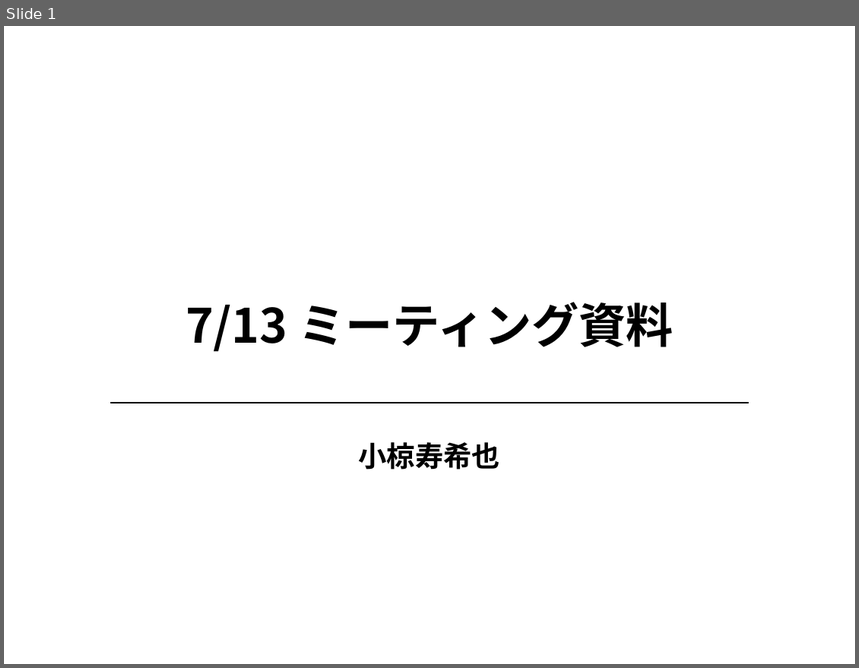
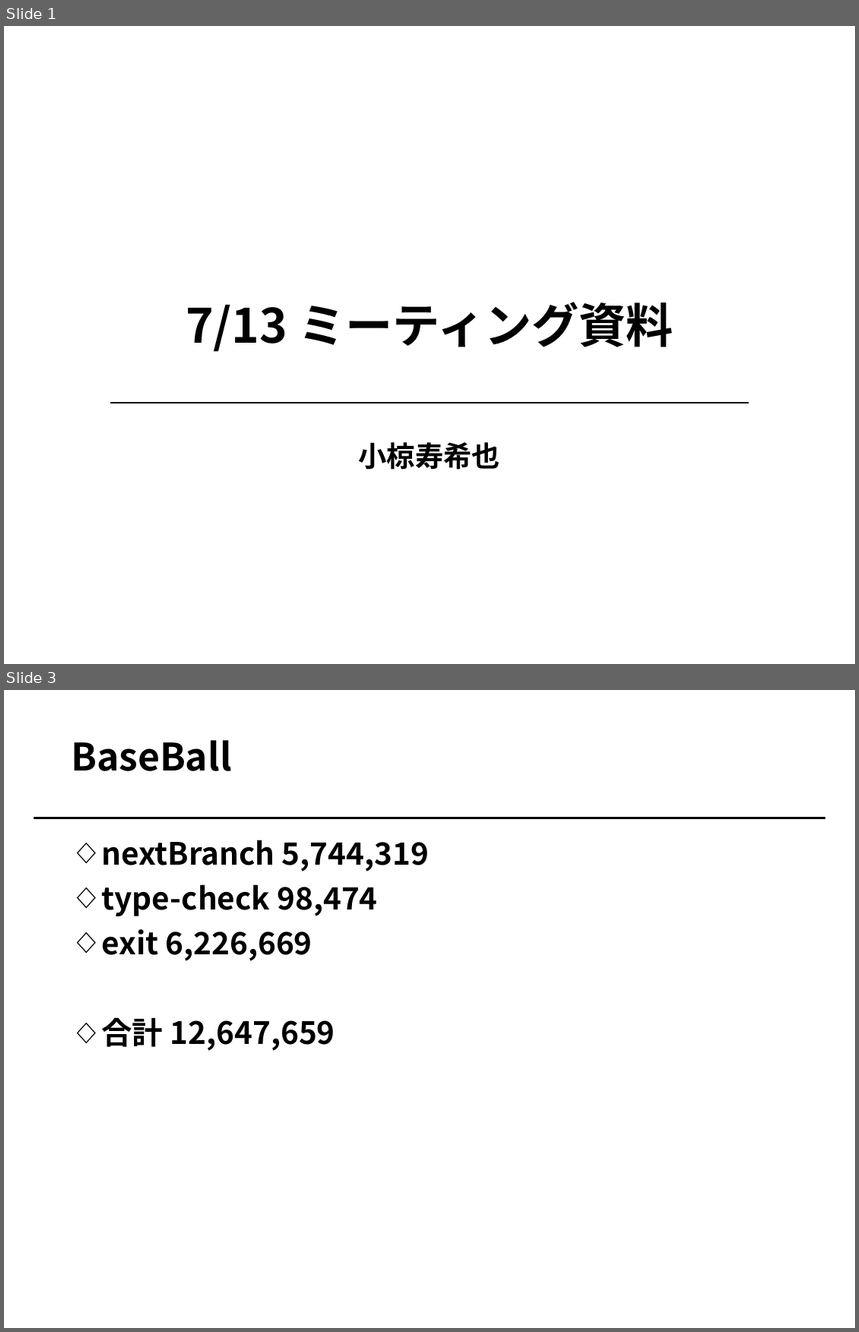
Before and after one commit to Jukibooo/XQueryZ_project, a slide deck: meeting/20180713.pptx. Shown one above the other, each under a label of ours: slide 1 before the commit, slides 1 and 3 after it; the slides between them are not shown. The pictures are 859x668 and 859x1332 pixels, drawn with LibreOffice and Linux fonts; fonts in the diff are those of the drawing. Boxes give left, top, right and bottom in pixels: in the first picture for what was removed or moved away, otherwise in the second. Text is boxed around its words. In the diff, an @@ line names an element or a change of style, - is before the commit and + after.

```diff
--- a/meeting/20180713.pptx
+++ b/meeting/20180713.pptx
@@ slide 3 added at [4, 690, 855, 1328], background #FFFFFF @@
@@ title added at [71, 740, 232, 771], 32 pt, text #000000, bold @@
+BaseBall
@@ line added from (34, 818) to (826, 818), #000000 1.5 pt @@
@@ text added at [101, 840, 429, 1051], 26 pt, text #000000, bold @@
+◇ nextBranch 5,744,319
+◇ type-check 98,474
+◇ exit 6,226,669
+◇ 合計 12,647,659
```
Also in this commit, not shown: 1 slide changed, 1 other slide added, 1 other file.
